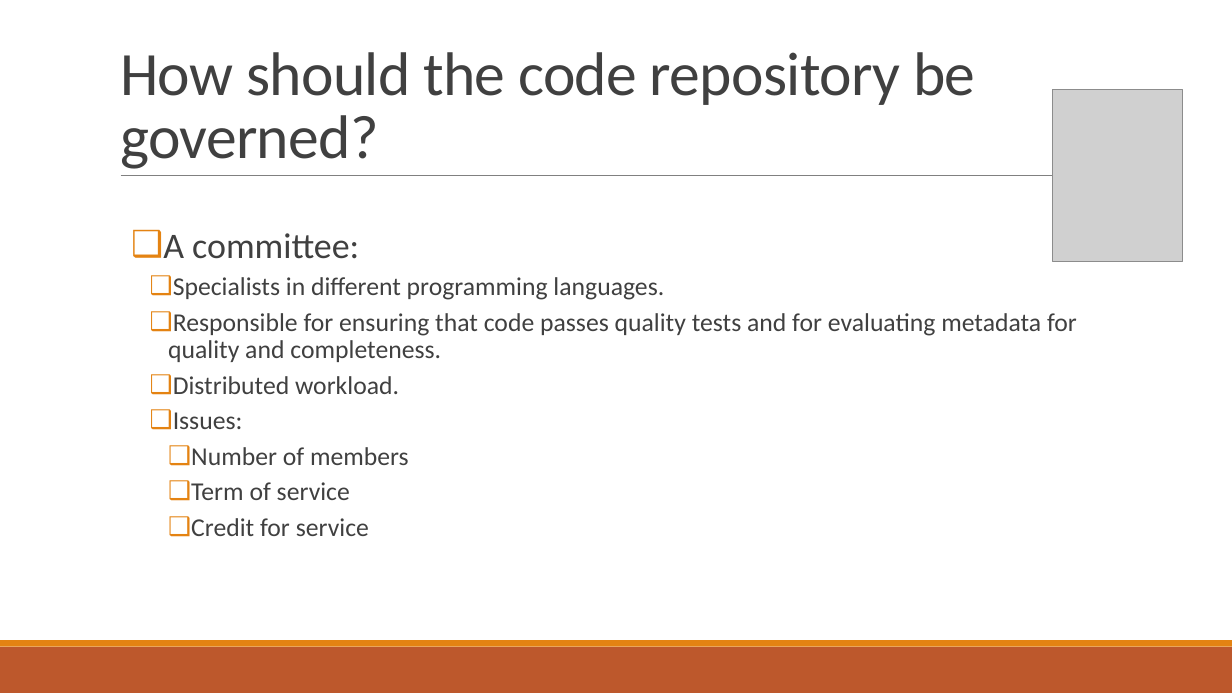
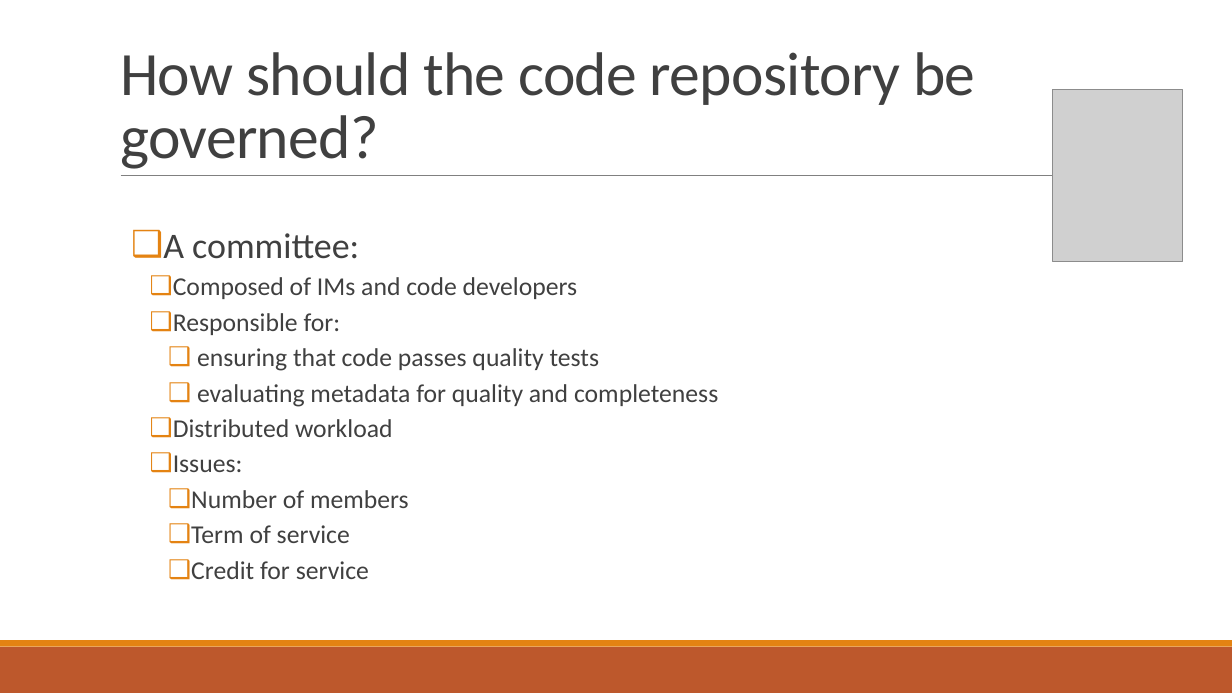
Before and after one commit to vanderbi/codeLibrary, a slide deck: slide 6 of Building an Information Management Code Library.pptx. Drawn at 1232x693 pixels with LibreOffice and Linux fonts; fonts in the diff are those of the drawing; grey boxes stand for pictures; background and template pictures are left out. Boxes give left, top, right and bottom in pixels: in the first picture for what was removed or moved away, otherwise in the second. Text is boxed around its words. In the diff, an @@ line names an element or a change of style, - is before the commit and + after.

```diff
--- a/Building an Information Management Code Library.pptx
+++ b/Building an Information Management Code Library.pptx
@@ text at (173,277,718,437): text changed @@
-    ❑ Specialists in different programming languages.
-    ❑ Responsible for ensuring that code passes quality tests and for evaluating metadata for quality and completeness.
-    ❑ Distributed workload.
+    ❑ Composed of IMs and code developers
+    ❑ Responsible for:
+      ❑ ensuring that code passes quality tests
+      ❑ evaluating metadata for quality and completeness
+    ❑ Distributed workload
```
Also in this commit, not shown: 4 other slides changed.
